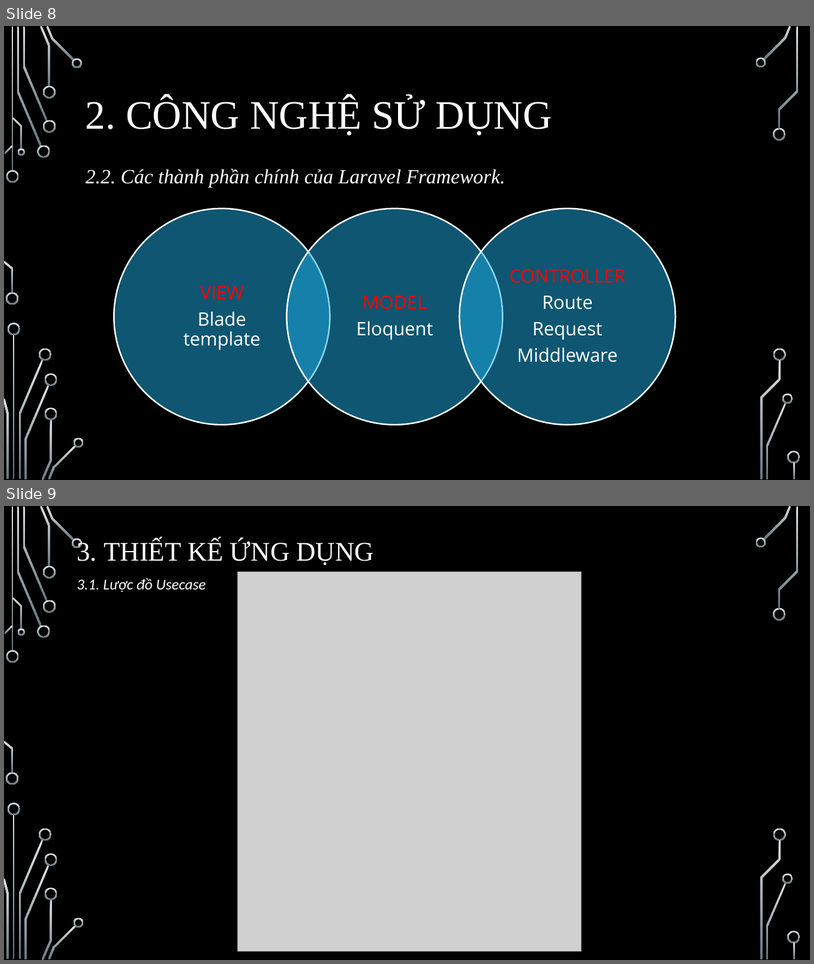
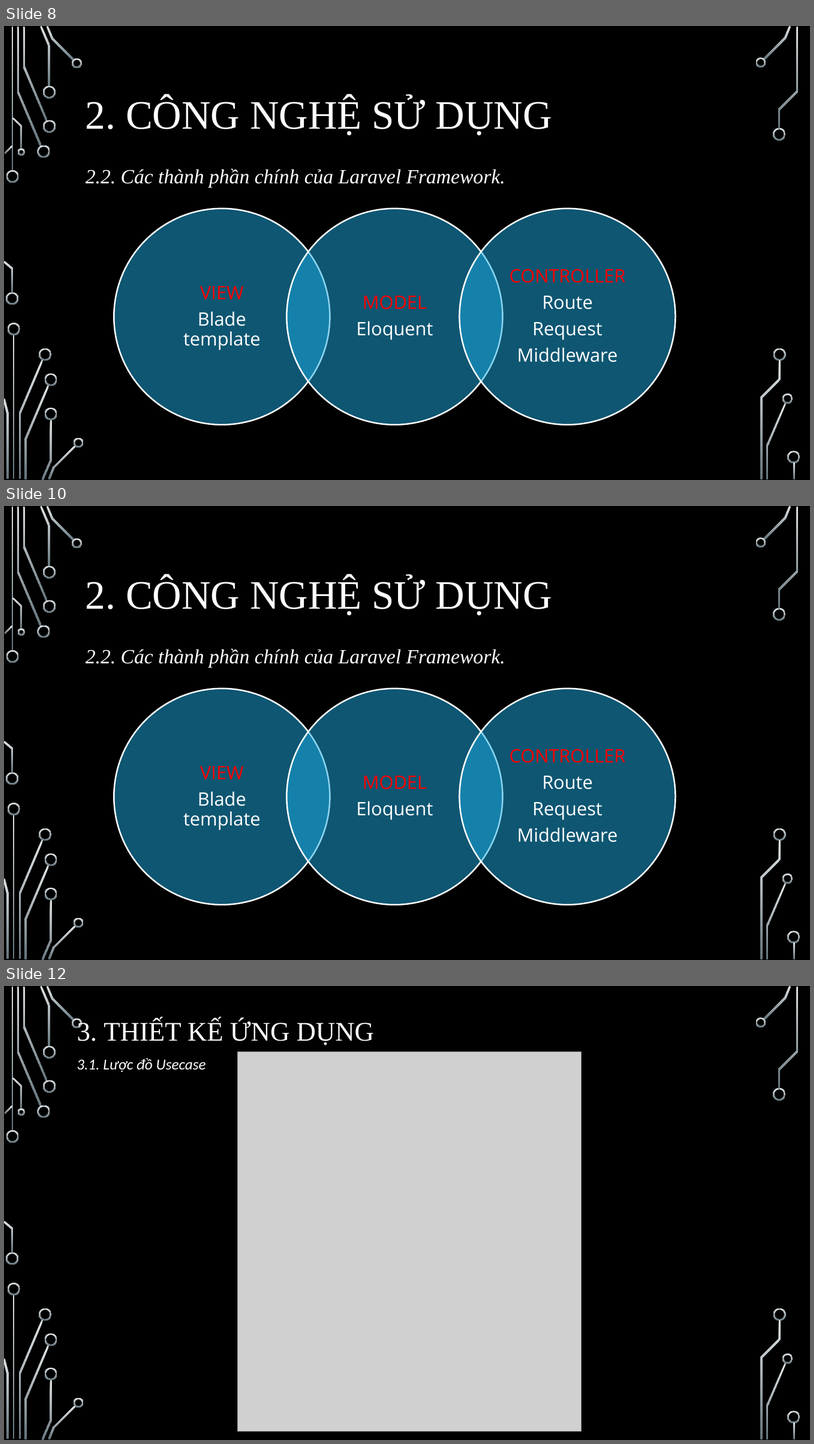
Before and after one commit to kiet1022/DoanHoiIT, a slide deck: FileBC/SlideBaoCaoVer2NotComplete.pptx. Shown one above the other, each under a label of ours: slides 8 and 9 before the commit, slides 8, 10 and 12 after it; the slides between them are not shown. The pictures are 814x964 and 814x1444 pixels, drawn with LibreOffice and Linux fonts; fonts in the diff are those of the drawing; grey boxes stand for pictures; background and template pictures are left out. Boxes give left, top, right and bottom in pixels: in the first picture for what was removed or moved away, otherwise in the second. Text is boxed around its words. In the diff, an @@ line names an element or a change of style, - is before the commit and + after.

```diff
--- a/FileBC/SlideBaoCaoVer2NotComplete.pptx
+++ b/FileBC/SlideBaoCaoVer2NotComplete.pptx
@@ slide 10 added at [4, 506, 810, 960], background picture (left out); not listed: 36 template elements that a slide beside it also shows @@
@@ title added at [86, 577, 552, 615], 48 pt, text #FFFFFF @@
+2. CÔNG NGHỆ SỬ DỤNG
@@ text added at [86, 648, 506, 667], 24 pt, text #FFFFFF, italic @@
+2.2. Các thành phần chính của Laravel Framework.
@@ group added at [114, 688, 675, 904]: 3 ellipses, 3 texts @@
+VIEW
+Blade template
+MODEL
+Eloquent
+CONTROLLER
+Route
+Request
+Middleware
@@ what was slide 9 is now slide 12 @@
```
Also in this commit, not shown: 2 other slides added, 4 other files.
